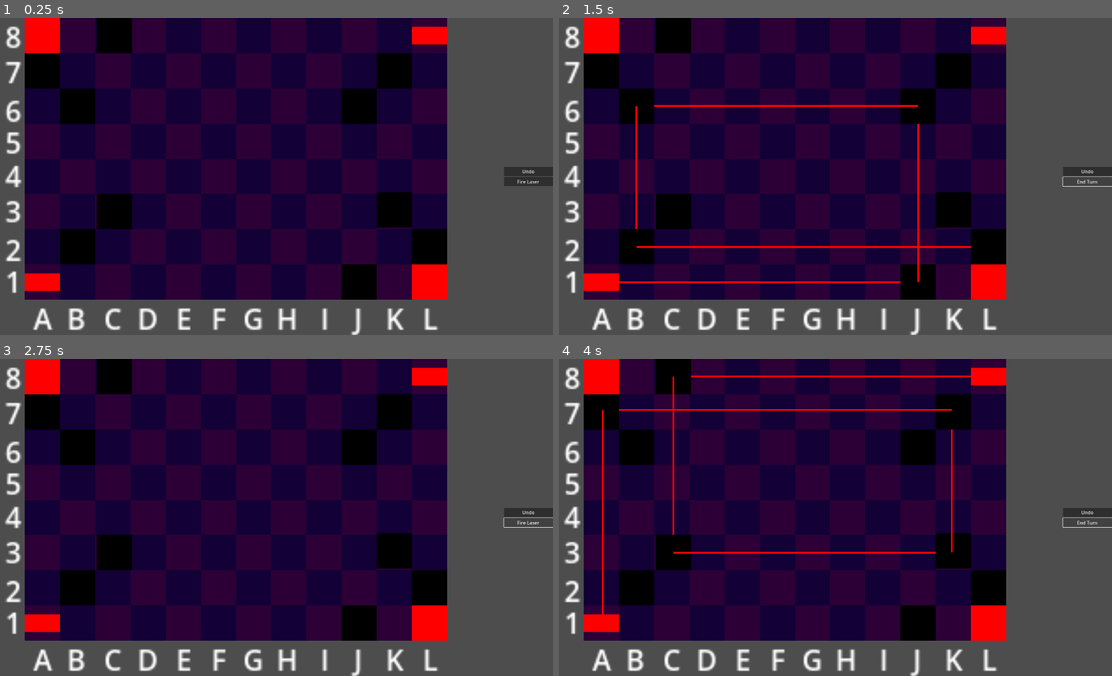
Above: before the commit, frames 1-4 (two rows, left to right).
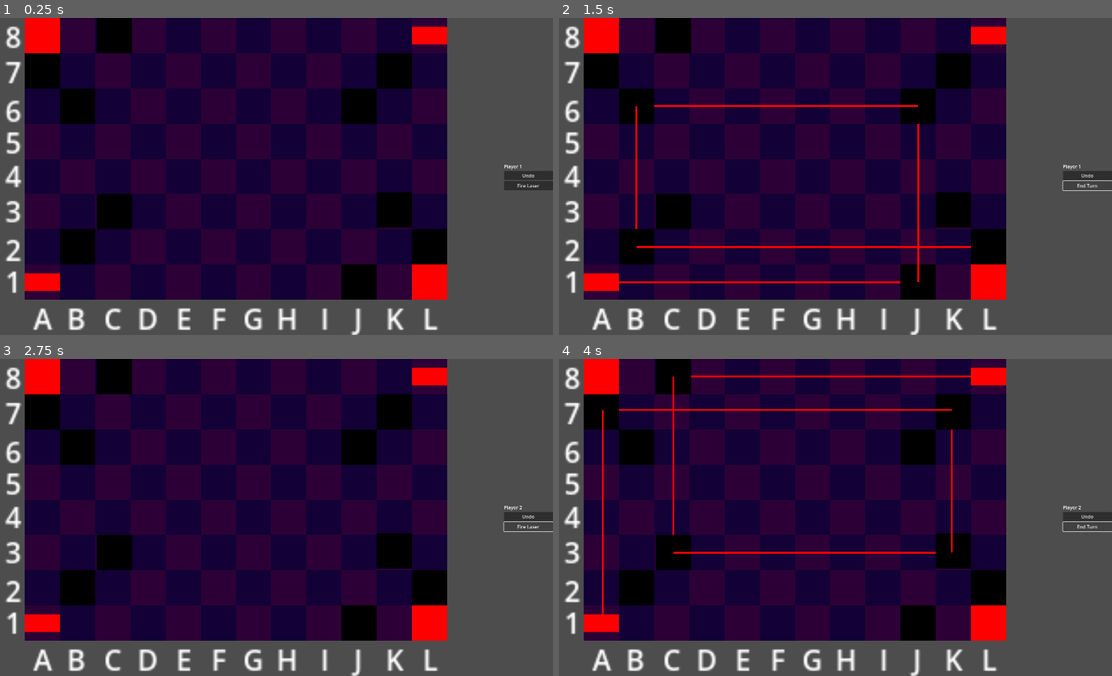
Above: after the commit, the same moments.

Repository: mzbrubak/Reflectix
Game: Godot game, scene res://Scenes/main.tscn
Same seed, same stepped clock (60 frames per second), same inputs: the game is played once before the commit and once after it.
Inputs:
- Up to frame 1 (0.25 s): no input
- Up to frame 2 (1.5 s): click "Undo" at 0.5 s; click "Fire Laser" at 1.25 s
- Up to frame 3 (2.75 s): click "End Turn" at 2 s
- Up to frame 4 (4 s): click "Undo" at 2.75 s; click "Fire Laser" at 3.5 s

The runs differ from the first frame. In frame 1, 0.3% of the frame differs, in the area x 91-100%, y 46-55%; in frame 2, 0.3%; in frame 3, 0.3%; in frame 4, 0.3%.

Commit message:
Current player shown on screen
Just added a label to UI, nothing big

Diff:
--- a/Scenes/main.gd
+++ b/Scenes/main.gd
@@ -3,6 +3,7 @@
 @onready var P2Laser=$Player2Pieces/LaserEmitter
 @onready var endturn=$UI.end_turn
 @onready var endturn_button=$"UI/VBoxContainer/End Turn"
+@onready var activeplayerUI=$"UI/VBoxContainer/ActivePlayer"
 var active_player=0#0=player 1, 1=player 2
 # Called when the node enters the scene tree for the first time.
 func _ready():
@@ -33,7 +34,9 @@
 		endturn.connect(P2Laser.fire_laser)
 		P2Laser.laser_fired.connect(post_laser_fired)
 		active_player=1
+		activeplayerUI.text="Player 2"
 	elif active_player==1:
 		endturn.connect(P1Laser.fire_laser)
 		P1Laser.laser_fired.connect(post_laser_fired)
 		active_player=0
+		activeplayerUI.text="Player 1"
--- a/Scenes/ui.tscn
+++ b/Scenes/ui.tscn
@@ -17,6 +17,10 @@
 grow_horizontal = 0
 grow_vertical = 2
 
+[node name="ActivePlayer" type="Label" parent="VBoxContainer"]
+layout_mode = 2
+text = "Player 1"
+
 [node name="Undo" type="Button" parent="VBoxContainer"]
 layout_mode = 2
 text = "Undo"
